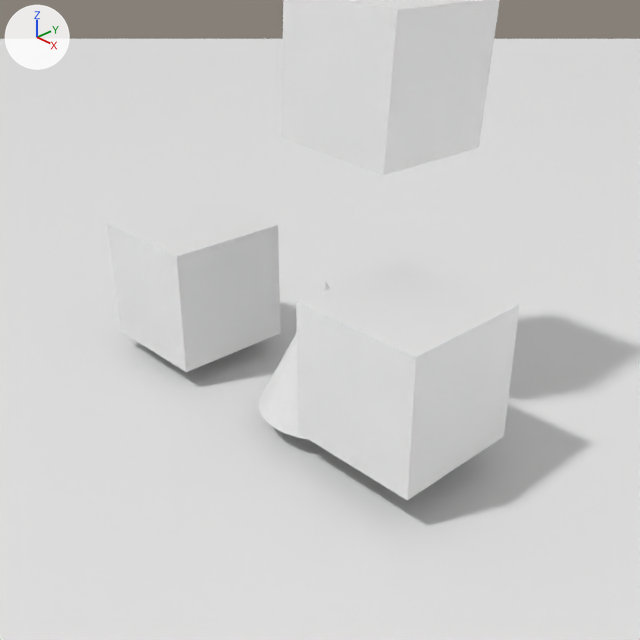
A saved change to the Blender file engine/public/scene.blend.
Rendered twice from the file's camera 'Camera'. The axes (+X, +Y, +Z) are drawn at upper left. The lights are the same throughout. The older version comes first.

Script lines for the objects in view, before the commit:
```python
me_cone = bpy.data.meshes.new('Cone')
me_cone.from_pydata(...)  # a 32-sided cone pointing to +z spanning x -1.0..1.0, y -1.0..1.0, z -1.0..1.0
me_cube_002 = bpy.data.meshes.new('Cube.002')
me_cube_002.from_pydata(...)  # a box spanning x -1.0..1.0, y -1.0..1.0, z -1.0..1.0
me_cube_002.materials.append(mat_material_auto_001)  # its picture is missing
me_plane = bpy.data.meshes.new('Plane')
me_plane.from_pydata([(-1.0, -1.0, 0.0), (1.0, -1.0, 0.0), (-1.0, 1.0, 0.0), (1.0, 1.0, 0.0)], [], [(2, 0, 1, 3)])
ob_particles = bpy.data.objects.new('Particles', me_cone)
ob_particles.location = (0.0, 0.0, 0.0)
ob_plane = bpy.data.objects.new('Plane', me_plane)
ob_plane.location = (0.0, 0.0, -1.32)
ob_plane.scale = (135.0, 135.0, 135.0)
ob_staticmesh = bpy.data.objects.new('StaticMesh', me_cube_002)
ob_staticmesh.location = (1.5, 0.0, 0.17)
# also in view: 'Entity' at (-3.19, 0.0, 0.0); 'Player' at (-0.2, 1.31, 3.67)
```
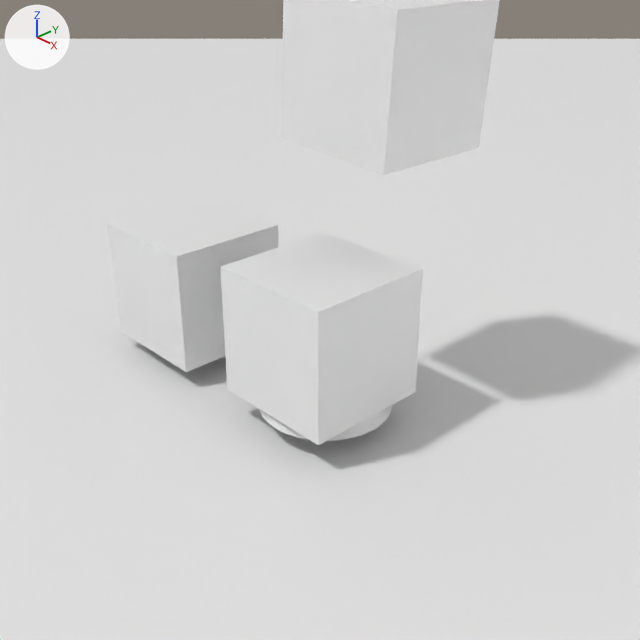
Location of each change, (x1, y1, x2, y2) in pixels of the pictures (640 x 640 px):
'StaticMesh', moved: before (296, 261, 520, 500); after (220, 232, 423, 445)
'Particles', unchanged, covered by the edit: before (259, 281, 330, 440); after (260, 405, 392, 441)

The change, as a list of edits to the scene's bpy script:
```text
Change ob_staticmesh:
    ob_staticmesh.location: (1.5, 0.0, 0.17) -> (-0.09, 0.0, 0.17)
```
